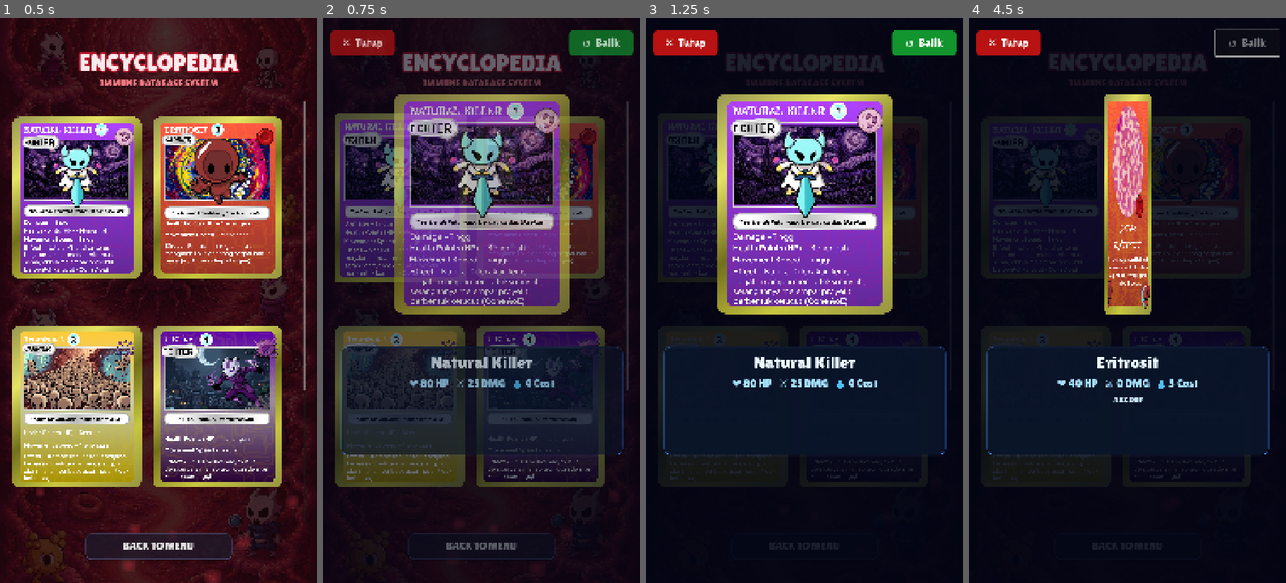
Above: before the commit, frames 1-4 (left to right).
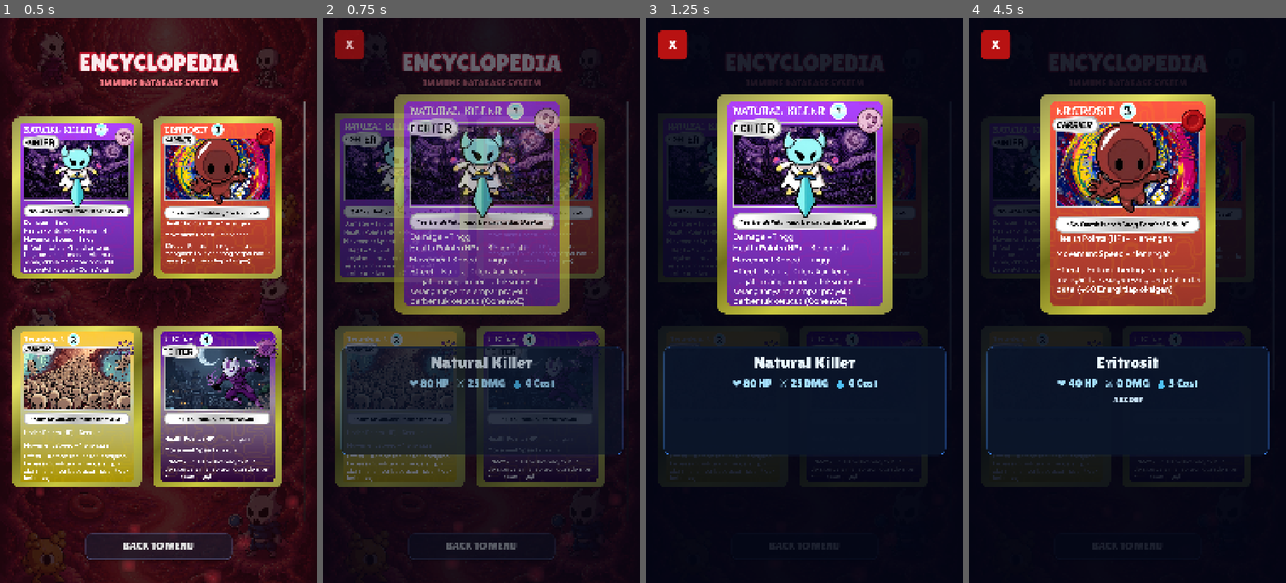
Above: after the commit, the same moments.

Repository: viPipar/veinguard
Game: Godot game, scene res://core/ui/Encyclopedia.tscn
Two runs of this game, one before a commit and one after it. Both use one fixed random seed, a clock stepped at 60 frames per second and the inputs below. This scene is started directly instead of the project's main scene.
Inputs (mouse positions are in pixels of both pictures, inside the frame that each line leads up to):
- Up to frame 1 (0.5 s): no input
- Up to frame 2 (0.75 s): click (399, 198) at 0.52 s
- Up to frame 3 (1.25 s): no input
- Up to frame 4 (4.5 s): click "✕ Tutup" (after the commit: "X") at 1.25 s; click (1187, 198) at 2.02 s; click (1045, 407) at 2.77 s; click (1187, 407) at 3.52 s; click (1247, 40) at 4.25 s, where only the run before the commit has a clickable "↺ Balik"

Frame 1 is identical in both runs. In frame 2, 2.2% of the frame differs, in the area x 2-98%, y 2-46%; in frame 3, 1.6%; in frame 4, 21%, in the area x 2-98%, y 1-53%.

Commit message:
feat: implement card-based unit summoning system with HandManager, UnitCard, and inspection overlay

Diff:
--- a/veinguard/core/ui/CardInspectOverlay.gd
+++ b/veinguard/core/ui/CardInspectOverlay.gd
@@ -20,13 +20,13 @@
 var _stats_label   : Label
 var _desc_label    : Label
 var _btn_close     : Button
-var _btn_flip      : Button
 
 
 func _ready() -> void:
 	# Overlay menutupi seluruh layar; berada di atas elemen CanvasLayer lain
 	set_anchors_and_offsets_preset(Control.PRESET_FULL_RECT)
 	mouse_filter = Control.MOUSE_FILTER_STOP
+	process_mode = Node.PROCESS_MODE_ALWAYS
 	hide()
 	_build_ui()
 
@@ -47,6 +47,8 @@
 	_card_display.position      = Vector2(240.0, 180.0)
 	_card_display.size          = Vector2(600.0, 900.0)
 	_card_display.pivot_offset  = Vector2(300.0, 450.0)  # pusat untuk animasi flip
+	_card_display.mouse_filter  = Control.MOUSE_FILTER_STOP
+	_card_display.gui_input.connect(_on_card_gui_input)
 	add_child(_card_display)
 
 	# --- Panel info stats di bawah kartu ---
@@ -86,18 +88,11 @@
 	vbox.add_child(_desc_label)
 
 	# --- Tombol TUTUP (kiri atas, merah) ---
-	_btn_close          = _make_button("✕  Tutup", Color(0.72, 0.07, 0.07))
-	_btn_close.position = Vector2(24.0, 40.0)
-	_btn_close.size     = Vector2(220.0, 88.0)
+	_btn_close          = _make_button("X", Color(0.72, 0.07, 0.07))
+	_btn_close.position = Vector2(40.0, 40.0)
+	_btn_close.size     = Vector2(100.0, 100.0)
 	add_child(_btn_close)
 	_btn_close.pressed.connect(close)
-
-	# --- Tombol BALIK (kanan atas, hijau) ---
-	_btn_flip          = _make_button("↺  Balik", Color(0.07, 0.58, 0.18))
-	_btn_flip.position = Vector2(836.0, 40.0)
-	_btn_flip.size     = Vector2(220.0, 88.0)
-	add_child(_btn_flip)
-	_btn_flip.pressed.connect(_on_flip_pressed)
 
 
 # ── Helper: buat StyleBox panel ───────────────────────────────────────────
@@ -166,6 +161,7 @@
 		_desc_label.text    = stats.description
 
 	# Animasi masuk (fade-in)
+	get_tree().paused = true
 	modulate.a = 0.0
 	show()
 	var tween := create_tween()
@@ -177,15 +173,41 @@
 	var tween := create_tween()
 	tween.tween_property(self, "modulate:a", 0.0, 0.16)
 	await tween.finished
+	get_tree().paused = false
 	hide()
 
 
+var _swipe_start_pos := Vector2.ZERO
+var _is_swiping := false
+var _is_flipping := false
+
+func _on_card_gui_input(event: InputEvent) -> void:
+	if _is_flipping:
+		return
+
+	if event is InputEventMouseButton:
+		if event.button_index == MOUSE_BUTTON_LEFT:
+			if event.pressed:
+				_is_swiping = true
+				_swipe_start_pos = event.global_position
+			else:
+				_is_swiping = false
+				var dist = event.global_position.distance_to(_swipe_start_pos)
+				# Kalau jarak kecil, anggap click
+				if dist < 20.0:
+					_do_flip()
+
+	elif event is InputEventScreenDrag and _is_swiping:
+		var swipe_dist = event.global_position.x - _swipe_start_pos.x
+		if abs(swipe_dist) > 50.0:
+			_is_swiping = false
+			_do_flip()
+
 # ── Animasi Flip Kartu (scaleX: 1→0→1) ────────────────────────────────────
-func _on_flip_pressed() -> void:
+func _do_flip() -> void:
+	_is_flipping = true
 	_showing_front = not _showing_front
 	var new_tex := _front_tex if _showing_front else _back_tex
-
-	_btn_flip.disabled = true   # cegah double-press saat animasi
 
 	var tween := create_tween()
 	# Fase 1: perkecil scaleX ke 0 (lipat ke dalam)
@@ -196,5 +218,5 @@
 	# Fase 2: buka scaleX kembali ke 1
 	tween.tween_property(_card_display, "scale:x", 1.0, 0.16) \
 		.set_ease(Tween.EASE_OUT).set_trans(Tween.TRANS_QUAD)
-	# Re-enable tombol setelah animasi selesai
-	tween.tween_callback(func(): _btn_flip.disabled = false)
+	# Re-enable setelah animasi selesai
+	tween.tween_callback(func(): _is_flipping = false)
--- a/veinguard/core/ui/HandManager.gd
+++ b/veinguard/core/ui/HandManager.gd
@@ -62,6 +62,7 @@
 var _hand_indices       : Array        = [-1, -1, -1, -1]  # index pool untuk tiap slot
 var _next_card_slot     : UnitCard     = null
 var _next_card_idx      : int          = -1
+var _inspect_overlay    : CardInspectOverlay = null
 
 
 func _ready() -> void:
@@ -71,6 +72,10 @@
 	_load_pool()
 	_create_card_slots()
 	_init_hand()
+
+	_inspect_overlay = CardInspectOverlay.new()
+	_inspect_overlay.name = "CardInspectOverlay"
+	add_child(_inspect_overlay)
 
 
 # ── Load seluruh resource pool ────────────────────────────────────────────
@@ -98,6 +103,7 @@
 	for i in 4:
 		var card          := UnitCard.new()
 		card.name          = "HandSlot%d" % i
+		card.card_inspected.connect(_on_card_inspected)
 		# Posisi dan skala diset secara dinamis di _assign_slot setelah tekstur dimuat
 		add_child(card)   # _ready() kartu dipanggil di sini
 		_slots.append(card)
@@ -107,7 +113,12 @@
 	_next_card_slot.name  = "NextCardSlot"
 	_next_card_slot.modulate.a = 0.8  # Sedikit transparan
 	_next_card_slot.mouse_filter = Control.MOUSE_FILTER_IGNORE # Tidak bisa diklik
+	_next_card_slot.card_inspected.connect(_on_card_inspected)
 	add_child(_next_card_slot)
+
+func _on_card_inspected(card: UnitCard) -> void:
+	if _inspect_overlay and card.unit_stats and card._front_tex:
+		_inspect_overlay.open(card.unit_stats, card._front_tex, card._back_tex)
 
 
 # ── Inisialisasi tangan awal (4 kartu utama + 1 Next Card) ─────────────
--- a/veinguard/core/ui/UnitCard.gd
+++ b/veinguard/core/ui/UnitCard.gd
@@ -12,6 +12,7 @@
 
 # ── Signals ───────────────────────────────────────────────────────────────
 signal card_toggled(card_node: UnitCard, is_selected: bool)
+signal card_inspected(card_node: UnitCard)
 
 # ── State ─────────────────────────────────────────────────────────────────
 var is_focused    := false
@@ -22,6 +23,10 @@
 var _is_swiping       := false
 var _was_swiped       := false
 var _swipe_start_pos  := Vector2.ZERO
+
+var _hold_timer       := 0.0
+var _is_holding       := false
+var _hold_start_pos   := Vector2.ZERO
 
 # Posisi & skala saat kartu dipilih (tengah layar)
 var _center_pos   := Vector2(200.0, 600.0)
@@ -34,6 +39,40 @@
 	base_scale = scale
 	base_pos   = position
 	_recompute_center()
+
+func _process(delta: float) -> void:
+	if _is_holding:
+		_hold_timer += delta
+		if _hold_timer >= 0.4:
+			_is_holding = false
+			_hold_timer = 0.0
+			card_inspected.emit(self)
+
+func _gui_input(event: InputEvent) -> void:
+	if event is InputEventMouseButton:
+		if event.button_index == MOUSE_BUTTON_RIGHT and event.pressed:
+			card_inspected.emit(self)
+			accept_event()
+			return
+		elif event.button_index == MOUSE_BUTTON_LEFT:
+			if event.pressed:
+				_is_holding = true
+				_hold_timer = 0.0
+				_hold_start_pos = event.global_position
+			else:
+				_is_holding = false
+
+	if event is InputEventScreenTouch:
+		if event.pressed:
+			_is_holding = true
+			_hold_timer = 0.0
+			_hold_start_pos = event.global_position
+		else:
+			_is_holding = false
+
+	if _is_holding and (event is InputEventMouseMotion or event is InputEventScreenDrag):
+		if event.global_position.distance_to(_hold_start_pos) > 15.0:
+			_is_holding = false
 
 
 # Hitung posisi & skala tengah layar berdasarkan ukuran texture aktif
